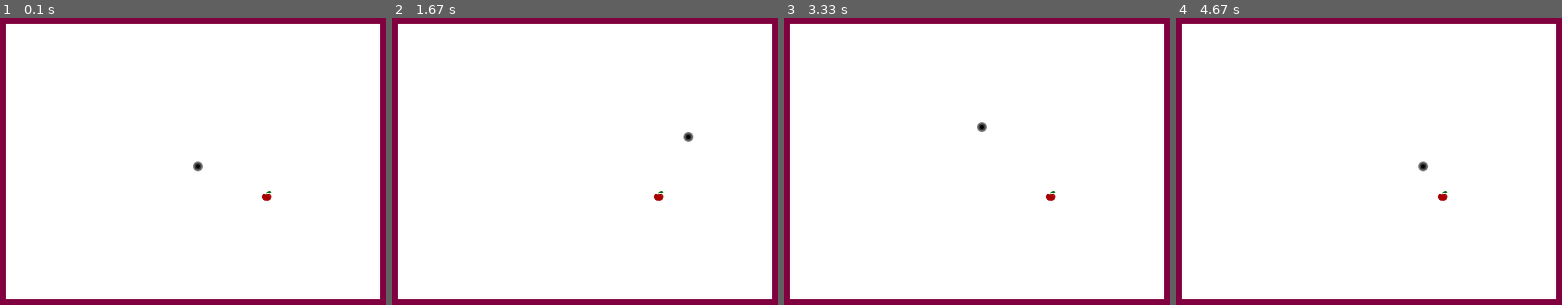
Above: before the commit, frames 1-4 (left to right).
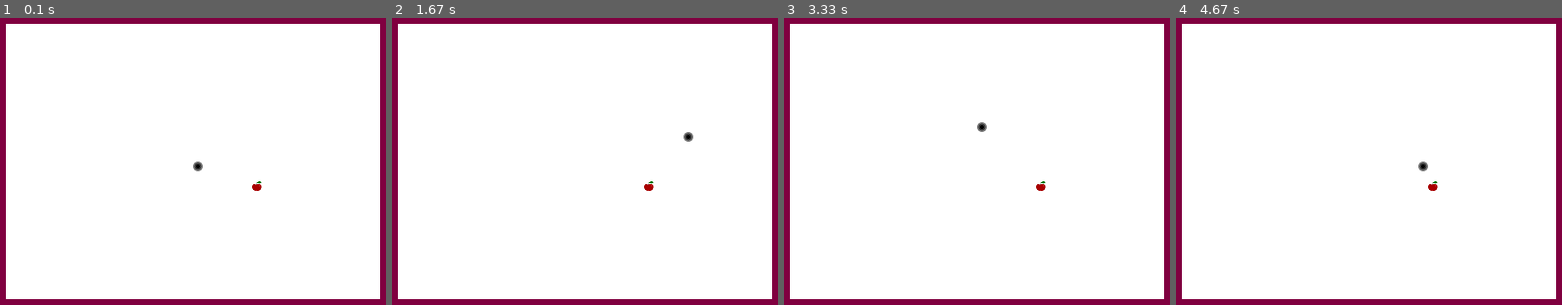
Above: after the commit, the same moments.

Repository: tsveti22/snake_pygame
Game: pygame game, started from snake.py
Two runs of this game, one before a commit and one after it. Both use one fixed random seed, a clock stepped at 60 frames per second and the inputs below.
Inputs:
- Up to frame 1 (0.1 s): no input
- Up to frame 2 (1.67 s): hold Right 0.33-0.8 s; hold Up 0.83-1.13 s; hold Right 1.17-1.63 s
- Up to frame 3 (3.33 s): hold Left 1.67-2.2 s; hold Down 2.23-2.53 s; hold Left 2.57-2.97 s; hold Up from 3 s (still down)
- Up to frame 4 (4.67 s): release Up at 3.37 s; hold Right 3.4-4.03 s; hold Down 4.07-4.43 s; hold Left from 4.47 s (still down)

The runs differ from the first frame. In frame 1, 0.1% of the frame differs, in the area x 65-71%, y 56-64%; in frame 2, 0.1%; in frame 3, 0.1%; in frame 4, 0.1%.

Commit message:
Fixed boundaries bug

Diff:
--- a/constants.py
+++ b/constants.py
@@ -18,8 +18,8 @@
 DISPLAY_HEIGHT = 300
 BLOCK_SIZE = 10
 BORDER = 10
-FIELD_WIDTH = DISPLAY_WIDTH - BORDER
-FIELD_HEIGHT = DISPLAY_HEIGHT - BORDER
+FIELD_WIDTH = DISPLAY_WIDTH - 2*BORDER
+FIELD_HEIGHT = DISPLAY_HEIGHT - 2*BORDER
 
 # FRAMES PER SECOND
 FPS = 10
